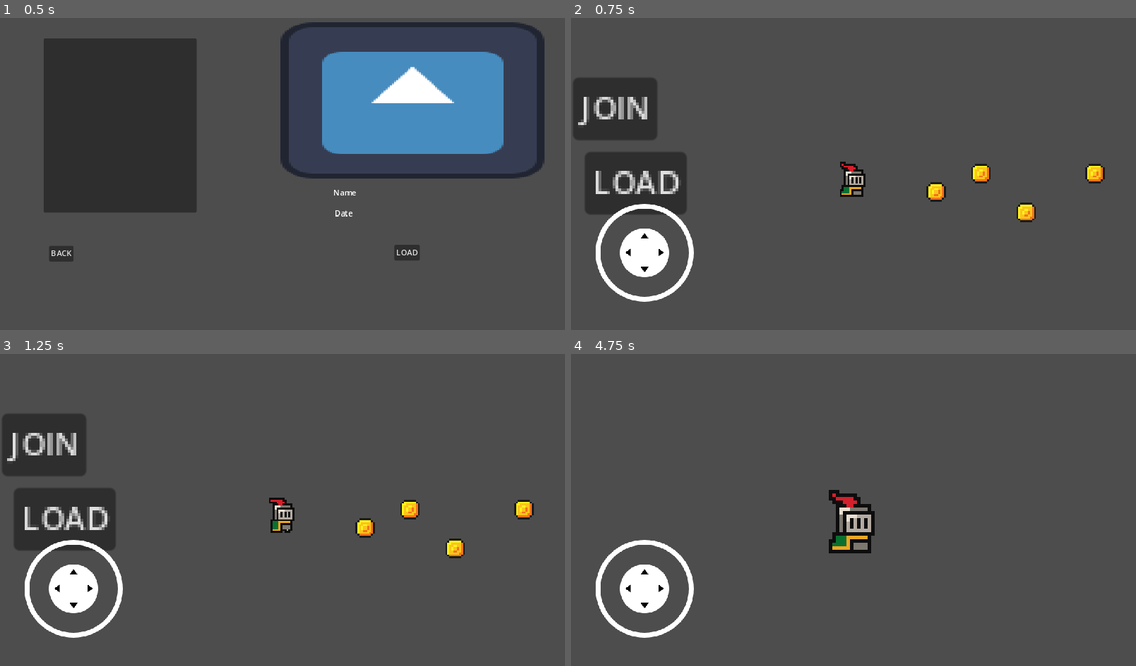
Above: before the commit, frames 1-4 (two rows, left to right).
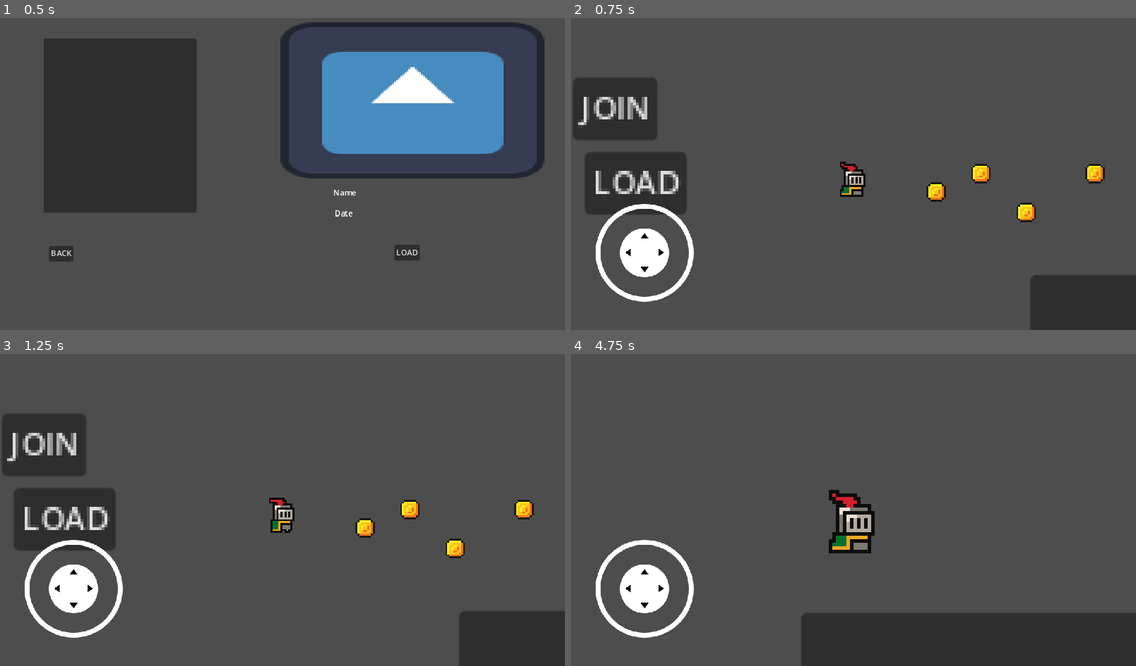
Above: after the commit, the same moments.

Repository: ASTRALLIBERTAD/gameProj
Game: Godot game, scene res://LoadMenu.tscn
Same seed, same stepped clock (60 frames per second), same inputs: the game is played once before the commit and once after it. This scene is started directly instead of the project's main scene. The engine's default icon, where the game draws it, is replaced by a stand-in: a white triangle on a blue panel in a dark square.
Inputs (mouse positions are in pixels of both pictures, inside the frame that each line leads up to):
- Up to frame 1 (0.5 s): no input
- Up to frame 2 (0.75 s): click "LOAD" at 0.5 s
- Up to frame 3 (1.25 s): no input
- Up to frame 4 (4.75 s): click "JOIN" at 1.25 s; click "LOAD" at 2 s; move the mouse to (977, 491) at 2.77 s; hold D (right) 2.78-3.5 s; click (977, 491) at 2.92 s; drag from (740, 522) to (955, 510) at 3.52 s; move the mouse to (910, 438) at 4.27 s; hold D (right) from 4.28 s (still down)

Frame 1 is identical in both runs. In frame 2, 3.2% of the frame differs, in the area x 81-100%, y 82-100%; in frame 3, 3.2%; in frame 4, 10%, in the area x 40-100%, y 83-100%.
Error in both runs: Trying to assign value of type 'Nil' to a variable of type 'String'. (res://SaveAndLoad/SaveManager.gd:42)

Commit message:
Update LoadMenu.gd

Diff:
--- a/LoadMenu.gd
+++ b/LoadMenu.gd
@@ -40,5 +40,4 @@
 func _on_load_scene_button_down() -> void:
 	var world_scene = load("res://World.tscn").instantiate()
 	get_tree().root.add_child(world_scene)
-	hide()
 	SaveManager.load_game(SaveToLoad)
